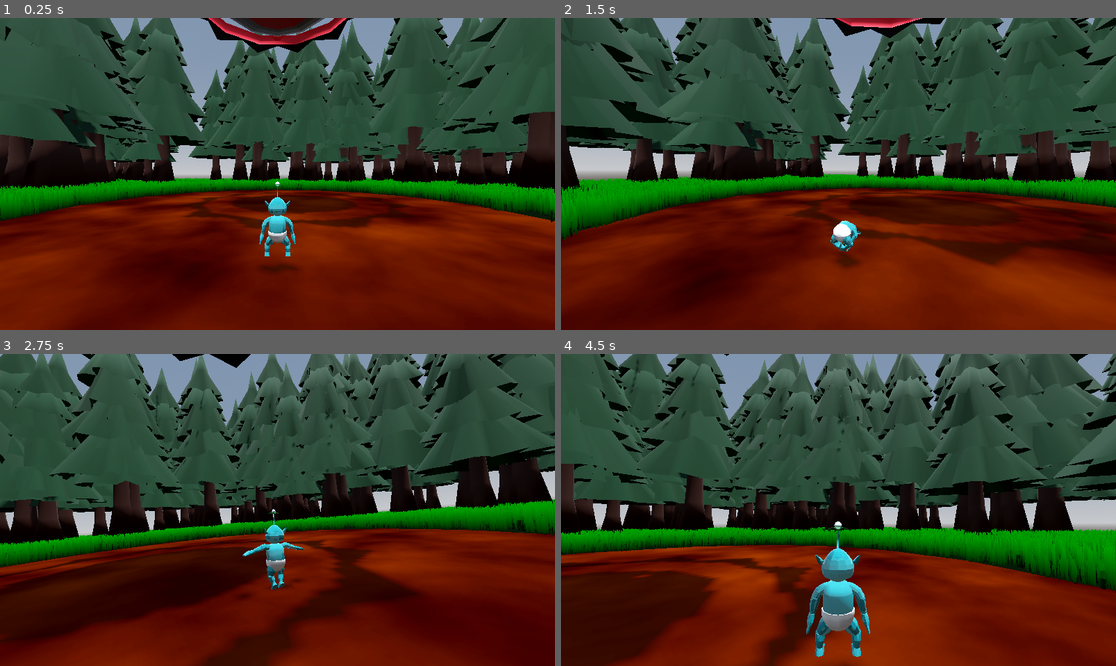
Above: before the commit, frames 1-4 (two rows, left to right).
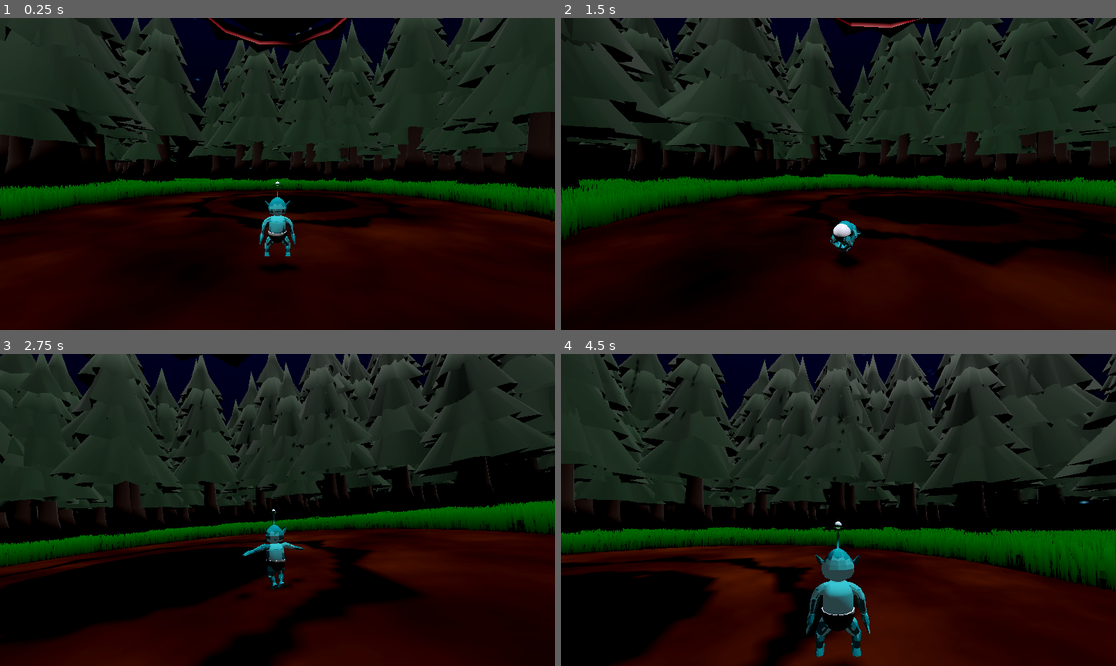
Above: after the commit, the same moments.

Repository: Mushroom-Queen/AlienBaby
Game: Godot game, scene res://level.tscn
The game is run twice, just before and just after one commit, with the same random seed, the same clock (stepped at 60 frames per second) and the same inputs.
Inputs (mouse positions are in pixels of both pictures, inside the frame that each line leads up to):
- Up to frame 1 (0.25 s): no input
- Up to frame 2 (1.5 s): tap Enter (ui_accept) at 0.5, 0.77 s; move the mouse to (866, 174) at 0.52 s; hold W (forward) from 0.53 s (still down); click (866, 174) at 0.6 s; move the mouse to (810, 174) at 1.27 s; tap Space (roll) at 1.35 s
- Up to frame 3 (2.75 s): keep holding W (forward); tap Enter (ui_accept) at 1.52 s; move the mouse to (288, 503) at 2.02 s; hold Middle mouse button (spin) from 2.03 s (still down)
- Up to frame 4 (4.5 s): keep holding W (forward); move the mouse to (832, 516) at 2.77 s; release Middle mouse button (spin) at 2.78 s; tap Mouse wheel down (zoom_in) at 2.85 s; tap Enter (ui_accept) at 3.02, 3.77 s; move the mouse to (877, 513) at 3.52 s; hold Mouse wheel up (zoom_out) 3.53-4.28 s; move the mouse to (794, 506) at 4.27 s; click (794, 506) at 4.35 s

The runs differ from the first frame. In frame 1, 90% of the frame differs, in the area x 0-100%, y 0-100%; in frame 2, 90%; in frame 3, 89%; in frame 4, 88%.

Commit message:
Fix bad merge

Diff:
--- a/level.tscn
+++ b/level.tscn
@@ -1,14 +1,33 @@
-[gd_scene load_steps=10 format=3 uid="uid://bbifcfy8xulk7"]
+[gd_scene load_steps=15 format=3 uid="uid://bbifcfy8xulk7"]
 
 [ext_resource type="PackedScene" uid="uid://dqmsn6rv6ppgx" path="res://player.tscn" id="1_55w0c"]
 [ext_resource type="PackedScene" uid="uid://cj2gr1pk6ycu6" path="res://ground_grass_import.tscn" id="2_jx0al"]
 [ext_resource type="PackedScene" uid="uid://div2thil5r16p" path="res://ground_dirt_import.tscn" id="3_urap5"]
 [ext_resource type="PackedScene" uid="uid://b5y0885efv1ss" path="res://ground_trees_import.tscn" id="4_casq8"]
 [ext_resource type="PackedScene" uid="uid://dbdmsxikfyete" path="res://enemy_boss_ship.tscn" id="5_s7o6r"]
+[ext_resource type="Material" uid="uid://dg5ah45lvuq0q" path="res://materials/moon.tres" id="6_uygu2"]
+
+[sub_resource type="Gradient" id="Gradient_qd83k"]
+offsets = PackedFloat32Array(0.837662, 1)
+
+[sub_resource type="FastNoiseLite" id="FastNoiseLite_3eiup"]
+noise_type = 3
+frequency = 0.945
+
+[sub_resource type="NoiseTexture2D" id="NoiseTexture2D_hbwwr"]
+color_ramp = SubResource("Gradient_qd83k")
+noise = SubResource("FastNoiseLite_3eiup")
 
 [sub_resource type="ProceduralSkyMaterial" id="ProceduralSkyMaterial_1viwp"]
-sky_horizon_color = Color(0.64625, 0.65575, 0.67075, 1)
-ground_horizon_color = Color(0.64625, 0.65575, 0.67075, 1)
+sky_top_color = Color(0, 0.0544884, 0.163861, 1)
+sky_horizon_color = Color(0, 0, 0, 1)
+sky_curve = 0.369344
+sky_cover = SubResource("NoiseTexture2D_hbwwr")
+sky_cover_modulate = Color(0.43, 0.8195, 1, 1)
+ground_bottom_color = Color(0, 0, 0, 1)
+ground_horizon_color = Color(0, 0, 0, 1)
+sun_angle_max = 6.65
+sun_curve = 1e-05
 
 [sub_resource type="Sky" id="Sky_aro03"]
 sky_material = SubResource("ProceduralSkyMaterial_1viwp")
@@ -17,10 +36,20 @@
 background_mode = 2
 sky = SubResource("Sky_aro03")
 tonemap_mode = 2
+ssr_enabled = true
+ssao_enabled = true
+ssil_enabled = true
+sdfgi_enabled = true
 glow_enabled = true
 
 [sub_resource type="BoxShape3D" id="BoxShape3D_kr0ry"]
 size = Vector3(50, 1, 50)
+
+[sub_resource type="CylinderMesh" id="CylinderMesh_bxsgu"]
+material = ExtResource("6_uygu2")
+top_radius = 0.0
+bottom_radius = 5.0
+height = 0.001
 
 [node name="world" type="Node3D"]
 
@@ -49,3 +78,8 @@
 
 [node name="ship" parent="." instance=ExtResource("5_s7o6r")]
 transform = Transform3D(1, 0, 0, 0, 1, 0, 0, 0, 1, 0, 3.22829, 0)
+
+[node name="MeshInstance3D" type="MeshInstance3D" parent="."]
+transform = Transform3D(1, 0, 0, 0, -1, 8.74228e-08, 0, -8.74228e-08, -1, 0, 68, 0)
+cast_shadow = 0
+mesh = SubResource("CylinderMesh_bxsgu")
--- a/player.tscn
+++ b/player.tscn
@@ -95,34 +95,39 @@
 
 [node name="Skeleton3D" parent="player/Armature" index="0"]
 transform = Transform3D(-1, 0, -8.74228e-08, 0, 1, 0, 8.74228e-08, 0, -1, 0, 0, 0)
-bones/1/rotation = Quaternion(-0.000340939, 6.79695e-06, 0.000231822, 1)
+bones/0/position = Vector3(0, 0.165255, 0)
+bones/0/rotation = Quaternion(0, -0.0480232, 0, 0.998846)
+bones/1/rotation = Quaternion(-0.000340507, 1.83012e-05, -0.0335211, 0.999438)
 bones/2/rotation = Quaternion(0.000340939, -6.91616e-06, -0.000231822, 1)
 bones/3/rotation = Quaternion(3.64557e-23, -1.59801e-22, 5.49072e-12, 1)
-bones/5/rotation = Quaternion(0.661206, 0.250612, -0.661206, 0.250612)
+bones/5/position = Vector3(0.0642403, 0.216765, 1.53161e-08)
+bones/5/rotation = Quaternion(0.640946, 0.201216, -0.677873, 0.298645)
 bones/6/rotation = Quaternion(0.287239, -1.65125e-07, -1.36703e-07, 0.957859)
-bones/7/position = Vector3(0.0244674, 0.0296873, -0.000727589)
-bones/7/rotation = Quaternion(0.0670331, 0.0296893, 0.970569, -0.229392)
+bones/7/position = Vector3(0.0559364, 0.0181487, -0.000727577)
+bones/7/rotation = Quaternion(0.0963244, 0.0912008, 0.965177, -0.225472)
 bones/7/scale = Vector3(1, 1, 1)
-bones/8/rotation = Quaternion(-0.000996581, -0.00373236, -0.00300638, 0.999988)
+bones/8/rotation = Quaternion(-0.189824, 0.0757339, -0.13732, 0.969213)
 bones/8/scale = Vector3(1, 1, 1)
-bones/9/rotation = Quaternion(0.541129, -0.0757764, -0.227291, 0.806087)
+bones/9/rotation = Quaternion(0.655282, -0.0450494, -0.0684665, 0.750925)
 bones/9/scale = Vector3(1, 1, 1)
 bones/10/position = Vector3(-0.0642403, 0.216765, -1.53161e-08)
-bones/10/rotation = Quaternion(0.661206, -0.250612, 0.661206, 0.250612)
+bones/10/rotation = Quaternion(0.677032, -0.295981, 0.64218, 0.204029)
 bones/11/rotation = Quaternion(0.287239, 1.63435e-07, 1.31067e-07, 0.957859)
 bones/11/scale = Vector3(1, 1, 1)
 bones/12/position = Vector3(-0.0562189, 0.0170301, 0.00171231)
-bones/12/rotation = Quaternion(-0.0437393, 0.0537417, 0.95248, 0.296616)
+bones/12/rotation = Quaternion(0.0131474, 0.261352, 0.933277, 0.246002)
 bones/12/scale = Vector3(1, 1, 1)
-bones/13/rotation = Quaternion(-0.0939044, 0.00356239, 0.283282, 0.954422)
+bones/13/rotation = Quaternion(-0.302313, -0.0787017, 0.219381, 0.924276)
 bones/13/scale = Vector3(1, 1, 1)
-bones/14/rotation = Quaternion(0.601452, -0.0403501, 0.0432282, 0.796717)
+bones/14/rotation = Quaternion(0.6336, 0.043852, 0.0261062, 0.771976)
 bones/14/scale = Vector3(1, 1, 1)
 bones/15/position = Vector3(0.102575, 0.112612, 0.259392)
 bones/15/scale = Vector3(1, 1, 1)
+bones/16/position = Vector3(0.104547, 0.0330512, 0.00454577)
 bones/16/rotation = Quaternion(-0.00875622, 0.70983, -0.704263, 0.00882544)
 bones/17/position = Vector3(-0.102575, 0.112612, 0.259392)
 bones/17/scale = Vector3(1, 1, 1)
+bones/18/position = Vector3(-0.104547, 0.0416811, 0.0231547)
 bones/18/rotation = Quaternion(0.00875622, 0.70983, -0.704263, -0.00882544)
 
 [node name="body" parent="player/Armature/Skeleton3D" index="0"]
@@ -174,7 +179,7 @@
 material_override = ExtResource("3_l1lie")
 
 [node name="leafs" type="BoneAttachment3D" parent="player/Armature/Skeleton3D" index="20"]
-transform = Transform3D(1, 1.77462e-15, 1.38283e-05, 1.38377e-10, 1, 5.82096e-11, -1.38283e-05, 1.16415e-10, 1, -7.65083e-05, 0.691734, -0.000112519)
+transform = Transform3D(0.993121, 0.0671559, -0.0959222, -0.0674671, 0.997721, -9.32779e-07, 0.0957036, 0.00647251, 0.995389, 0.0186888, 0.692895, 0.00168819)
 bone_name = "leafs"
 bone_idx = 4
 
@@ -195,12 +200,12 @@
 transform = Transform3D(1.49012e-08, -3.52156e-09, -1, 0, 1, -2.32831e-10, 1, 0, 1.11759e-08, 0, 0, 0)
 
 [node name="left_arm" type="BoneAttachment3D" parent="player/Armature/Skeleton3D" index="21"]
-transform = Transform3D(-5.33727e-07, 0.141421, -0.98995, 4.98972e-08, -0.98995, -0.141421, -1, -1.66799e-07, 4.65752e-07, 0.125982, 0.310479, -3.6161e-09)
+transform = Transform3D(0.0948939, 0.126813, -0.987377, -0.14695, -0.979202, -0.139886, -0.984582, 0.15837, -0.0742851, 0.124418, 0.313029, 0.0222885)
 bone_name = "lowerarm.l"
 bone_idx = 6
 
 [node name="right_arm" type="BoneAttachment3D" parent="player/Armature/Skeleton3D" index="22"]
-transform = Transform3D(-4.06718e-07, -0.141421, 0.98995, -4.10867e-08, -0.98995, -0.141421, 1, -1.24623e-07, 3.67273e-07, -0.125982, 0.310479, 3.61609e-09)
+transform = Transform3D(-0.0950086, -0.127593, 0.987265, -0.13873, -0.980377, -0.140054, 0.985762, -0.15027, 0.0754433, -0.124473, 0.312946, -0.0217178)
 bone_name = "lowerarm.r"
 bone_idx = 11
 
Not shown: 1 places in player.tscn that only renumber resources
